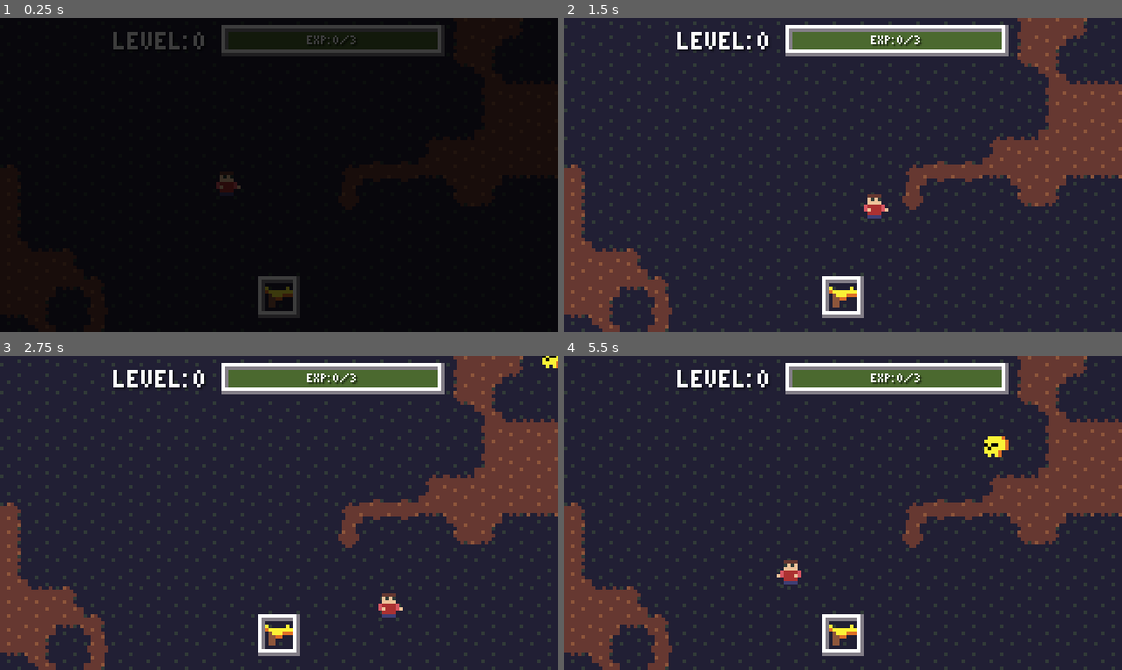
Above: before the commit, frames 1-4 (two rows, left to right).
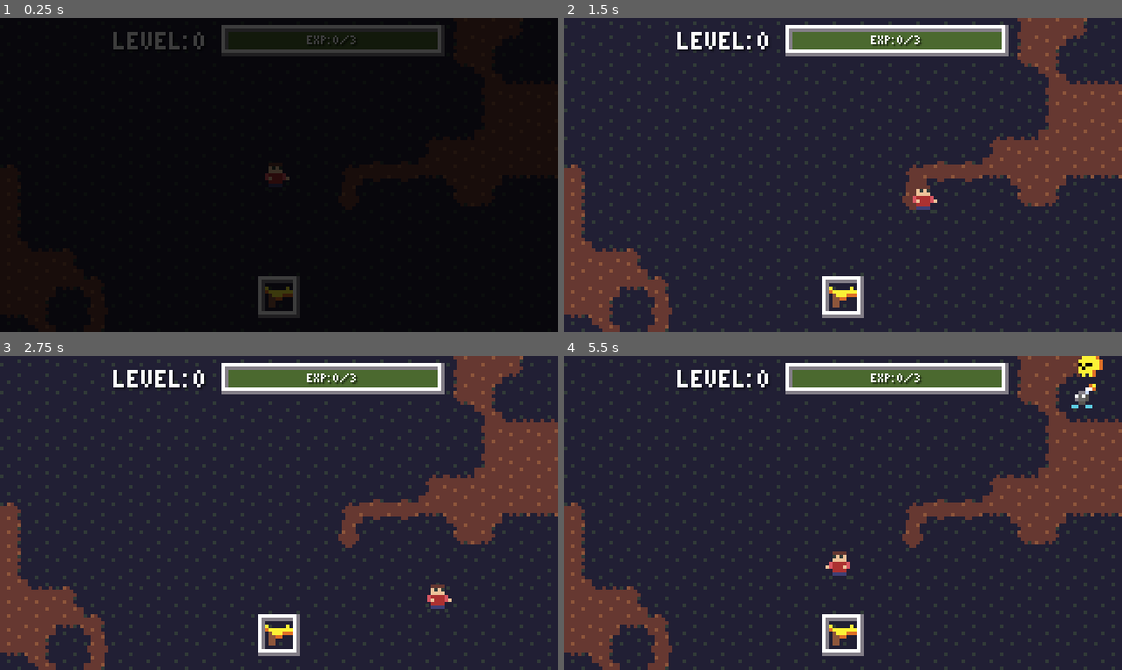
Above: after the commit, the same moments.

Repository: Joeyduch/Pixel_Survivor_TonyGameJam_Feb2025
Game: Godot game, scene res://Scenes/Main.tscn
Two runs of this game, one before a commit and one after it. Both use one fixed random seed, a clock stepped at 60 frames per second and the inputs below.
Inputs:
- Up to frame 1 (0.25 s): no input
- Up to frame 2 (1.5 s): hold D (Control_Right) 0.53-1.28 s; hold Space (Control_A) 0.53-1.28 s; tap Ctrl (Control_B) at 0.8, 1.35 s; hold S (Control_Down) from 1.28 s (still down)
- Up to frame 3 (2.75 s): tap Space (Control_A) at 1.55 s; release S (Control_Down) at 2.03 s; hold D (Control_Right) from 2.03 s (still down); hold Space (Control_A) from 2.03 s (still down); tap Ctrl (Control_B) at 2.3 s
- Up to frame 4 (5.5 s): release D (Control_Right) at 2.78 s; release Space (Control_A) at 2.78 s; hold W (Control_Up) 2.78-3.53 s; tap Ctrl (Control_B) at 2.85, 3.8, 4.35, 5.3 s; tap Space (Control_A) at 3.05, 4.55 s; hold Space (Control_A) 3.53-4.28 s; hold A (Control_Left) 3.53-5.03 s; hold S (Control_Down) from 5.03 s (still down); hold Space (Control_A) from 5.03 s (still down)

The runs differ from the first frame. In frame 1, 0.3% of the frame differs, in the area x 38-52%, y 47-56%; in frame 2, 0.5%; in frame 3, 0.6%; in frame 4, 1.1%, in the area x 38-97%, y 0-74%.

Commit message:
Added Entity Player & Enemy & EnemyBomby subclasses + Added Bomby enemy + Hotfixes & Tweaks

Diff:
--- a/Scenes/Main.gd
+++ b/Scenes/Main.gd
@@ -44,14 +44,18 @@
 	# reload on player death
 	if (event.is_action_pressed("Control_A") or event.is_action_pressed("Control_B")) and world.player:
 		if world.player.life.is_dead:
-			PlayerData.reset()
-			get_tree().reload_current_scene()
+			reload_scene()
 
 
 
 #	------------------
 #	METHODS
 #	------------------
+
+func reload_scene() -> void:
+	PlayerData.reset()
+	get_tree().reload_current_scene()
+
 
 func toggle_pause() -> void:
 	var is_now_paused:bool = !get_tree().paused
--- a/Scenes/Main.tscn
+++ b/Scenes/Main.tscn
@@ -88,7 +88,7 @@
 [node name="Enemies" type="Node" parent="World/Entities"]
 
 [node name="Player" parent="World/Entities" instance=ExtResource("3_6cwc0")]
-position = Vector2(130, 96)
+position = Vector2(158, 91)
 
 [node name="SpawnLocations" type="Node" parent="World"]
 
--- /dev/null
+++ b/Scenes/Objects/Entity/Enemy/Bomby/EnemyBomby.gd
@@ -0,0 +1,15 @@
+class_name EnemyBomby extends Enemy
+
+@export var explosion_scene:PackedScene = preload("res://Scenes/Objects/Explosion/Explosion.tscn")
+@export var explosion_damage:int = 4
+
+func create_explosion(spawn_position:Vector2) -> void:
+	var explosion:Explosion = explosion_scene.instantiate()
+	explosion.damage = explosion_damage
+	explosion.position = spawn_position
+	get_parent().add_child(explosion)
+
+
+func die() -> void:
+	super()
+	call_deferred_thread_group("create_explosion", position)
--- /dev/null
+++ b/Scenes/Objects/Entity/Enemy/Bomby/EnemyBomby.tscn
@@ -0,0 +1,34 @@
+[gd_scene load_steps=7 format=3 uid="uid://d7rbk0cmcjx0"]
+
+[ext_resource type="PackedScene" uid="uid://smgphuk2esfq" path="res://Scenes/Objects/Entity/Enemy/Enemy.tscn" id="1_tug6n"]
+[ext_resource type="Texture2D" uid="uid://dupon74h6rjlg" path="res://Assets/Sprites/Enemies/Bomby_Run_0001.png" id="2_hak04"]
+[ext_resource type="Script" uid="uid://uso8w7o8kqg2" path="res://Scenes/Objects/Entity/Enemy/Bomby/EnemyBomby.gd" id="2_y4eys"]
+[ext_resource type="PackedScene" uid="uid://bi7t4r83xxnkt" path="res://Scenes/Objects/Explosion/Explosion.tscn" id="3_jw446"]
+[ext_resource type="Texture2D" uid="uid://yx88xp5slr2k" path="res://Assets/Sprites/Enemies/Bomby_Run_0002.png" id="3_y4eys"]
+
+[sub_resource type="SpriteFrames" id="SpriteFrames_jw446"]
+animations = [{
+"frames": [{
+"duration": 1.0,
+"texture": ExtResource("2_hak04")
+}, {
+"duration": 1.0,
+"texture": ExtResource("3_y4eys")
+}],
+"loop": true,
+"name": &"default",
+"speed": 5.0
+}]
+
+[node name="EnemyBomby" instance=ExtResource("1_tug6n")]
+script = ExtResource("2_y4eys")
+explosion_scene = ExtResource("3_jw446")
+explosion_damage = 4
+thorn_damage = 0
+
+[node name="AnimatedSprite2D" parent="." index="2"]
+sprite_frames = SubResource("SpriteFrames_jw446")
+frame_progress = 0.187236
+
+[node name="Life" parent="." index="6"]
+max_health = 1
--- /dev/null
+++ b/Scenes/Objects/Entity/Enemy/Enemy.gd
@@ -0,0 +1,8 @@
+class_name Enemy extends Entity
+
+
+
+func die() -> void:
+	if exp_value > 0:
+		get_world().spawn_exp_drop(global_position, exp_value)
+	queue_free()
--- a/Scenes/Objects/Entity/Enemy/Enemy.tscn
+++ b/Scenes/Objects/Entity/Enemy/Enemy.tscn
@@ -1,10 +1,12 @@
-[gd_scene load_steps=4 format=3 uid="uid://smgphuk2esfq"]
+[gd_scene load_steps=5 format=3 uid="uid://smgphuk2esfq"]
 
 [ext_resource type="PackedScene" uid="uid://tyvg8xq7xn3j" path="res://Scenes/Objects/Entity/Entity.tscn" id="1_gq27m"]
+[ext_resource type="Script" uid="uid://boje5ouh11yof" path="res://Scenes/Objects/Entity/Enemy/Enemy.gd" id="2_keblm"]
 [ext_resource type="PackedScene" uid="uid://fhqiqubb8fwv" path="res://Scenes/Components/TargetFollower/TargetFollower.tscn" id="2_ufap5"]
 [ext_resource type="PackedScene" uid="uid://dvjc8mymroano" path="res://Scenes/Components/AIController/AIController.tscn" id="3_exe38"]
 
 [node name="Enemy" instance=ExtResource("1_gq27m")]
+script = ExtResource("2_keblm")
 exp_value = 1
 thorn_damage = 1
 
--- a/Scenes/Objects/Entity/Entity.gd
+++ b/Scenes/Objects/Entity/Entity.gd
@@ -72,6 +72,10 @@
 		sprite.stop()
 
 
+func die() -> void:
+	pass
+
+
 
 # signals
 
@@ -84,10 +88,4 @@
 
 
 func _on_life_died() -> void:
-	if self == get_world().player:
-		character_controller.is_active = false
-		weapon_set.is_active = false
-	else:
-		if exp_value > 0:
-			get_world().spawn_exp_drop(global_position, exp_value)
-		queue_free()
+	die()
--- /dev/null
+++ b/Scenes/Objects/Entity/Player/Player.gd
@@ -0,0 +1,7 @@
+class_name Player extends Entity
+
+
+
+func die() -> void:
+	character_controller.is_active = false
+	weapon_set.is_active = false
--- a/Scenes/Objects/Entity/Player/Player.tscn
+++ b/Scenes/Objects/Entity/Player/Player.tscn
@@ -1,7 +1,8 @@
-[gd_scene load_steps=7 format=3 uid="uid://dtetuew7g3wsd"]
+[gd_scene load_steps=8 format=3 uid="uid://dtetuew7g3wsd"]
 
 [ext_resource type="PackedScene" uid="uid://tyvg8xq7xn3j" path="res://Scenes/Objects/Entity/Entity.tscn" id="1_gnkun"]
 [ext_resource type="Texture2D" uid="uid://boeuny6esu2nw" path="res://Assets/Sprites/Player/Player_Run_0001.png" id="2_8qlc0"]
+[ext_resource type="Script" uid="uid://bc5yaudko3xkf" path="res://Scenes/Objects/Entity/Player/Player.gd" id="2_px1df"]
 [ext_resource type="Texture2D" uid="uid://g12edcadusak" path="res://Assets/Sprites/Player/Player_Run_0002.png" id="3_bphrv"]
 [ext_resource type="PackedScene" uid="uid://k2rw4ncaxeki" path="res://Scenes/Components/Weapons/BaseWeapon/BaseWeapon.tscn" id="4_la63f"]
 [ext_resource type="Texture2D" uid="uid://c085mkc0futfw" path="res://Assets/Sprites/Misc/GoldenGun.png" id="5_g2bjd"]
@@ -23,6 +24,7 @@
 [node name="Player" instance=ExtResource("1_gnkun")]
 collision_layer = 2
 collision_mask = 2
+script = ExtResource("2_px1df")
 team = 1
 
 [node name="AnimatedSprite2D" parent="." index="2"]
--- a/Scenes/Objects/Explosion/Explosion.tscn
+++ b/Scenes/Objects/Explosion/Explosion.tscn
@@ -9,7 +9,7 @@
 [ext_resource type="Texture2D" uid="uid://hahb1xigo1di" path="res://Assets/Sprites/Effects/Explosion_0006.png" id="6_uk8c3"]
 
 [sub_resource type="CircleShape2D" id="CircleShape2D_btdce"]
-radius = 24.0
+radius = 16.0
 
 [sub_resource type="SpriteFrames" id="SpriteFrames_11aqx"]
 animations = [{
@@ -47,3 +47,5 @@
 
 [node name="AnimatedSprite2D" type="AnimatedSprite2D" parent="."]
 sprite_frames = SubResource("SpriteFrames_11aqx")
+frame = 5
+frame_progress = 1.0
--- a/Scenes/World.gd
+++ b/Scenes/World.gd
@@ -4,6 +4,7 @@
 	preload("res://Scenes/Objects/Entity/Enemy/Enemy.tscn"),
 	preload("res://Scenes/Objects/Entity/Enemy/Slime/EnemySlime.tscn"),
 	preload("res://Scenes/Objects/Entity/Enemy/Skull/EnemySkull.tscn"),
+	preload("res://Scenes/Objects/Entity/Enemy/Bomby/EnemyBomby.tscn"),
 ]
 var scene_exp_drop:PackedScene = preload("res://Scenes/Objects/LootDrop/ExpDrop/ExpDrop.tscn")
 var scene_lootbox:PackedScene = preload("res://Scenes/Objects/LootDrop/LootBox/LootBox.tscn")
Binary file added: Assets/Sprites/Enemies/Bomby_Red_Run_0001.png
Not shown, added: Assets/Sprites/Enemies/Bomby_Red_Run_0001.png.import
Binary file added: Assets/Sprites/Enemies/Bomby_Red_Run_0002.png
Not shown, added: Assets/Sprites/Enemies/Bomby_Red_Run_0002.png.import
Binary file added: Assets/Sprites/Enemies/Bomby_Run_0001.png
Not shown, added: Assets/Sprites/Enemies/Bomby_Run_0001.png.import
Binary file added: Assets/Sprites/Enemies/Bomby_Run_0002.png
Not shown, added: Assets/Sprites/Enemies/Bomby_Run_0002.png.import
Binary file changed: Assets/Sprites/Projectiles/Bomb_0003.png
Binary file changed: Assets/Sprites/Projectiles/Bomb_0004.png
Not shown, changed: NOTES.txt
Not shown, added: Scenes/Objects/Entity/Enemy/Bomby/EnemyBomby.gd.uid
(and 2 more such lines)
